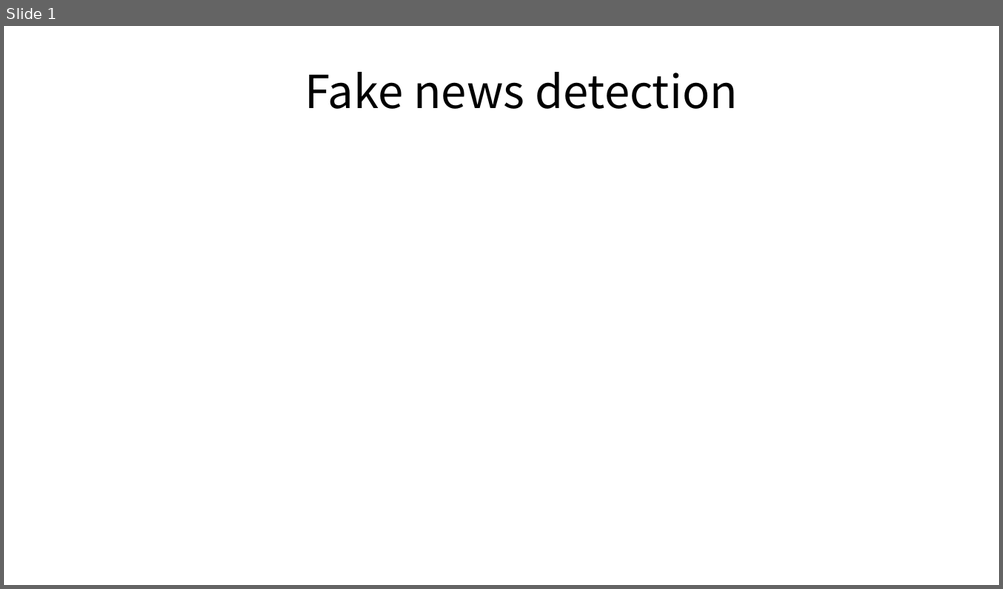
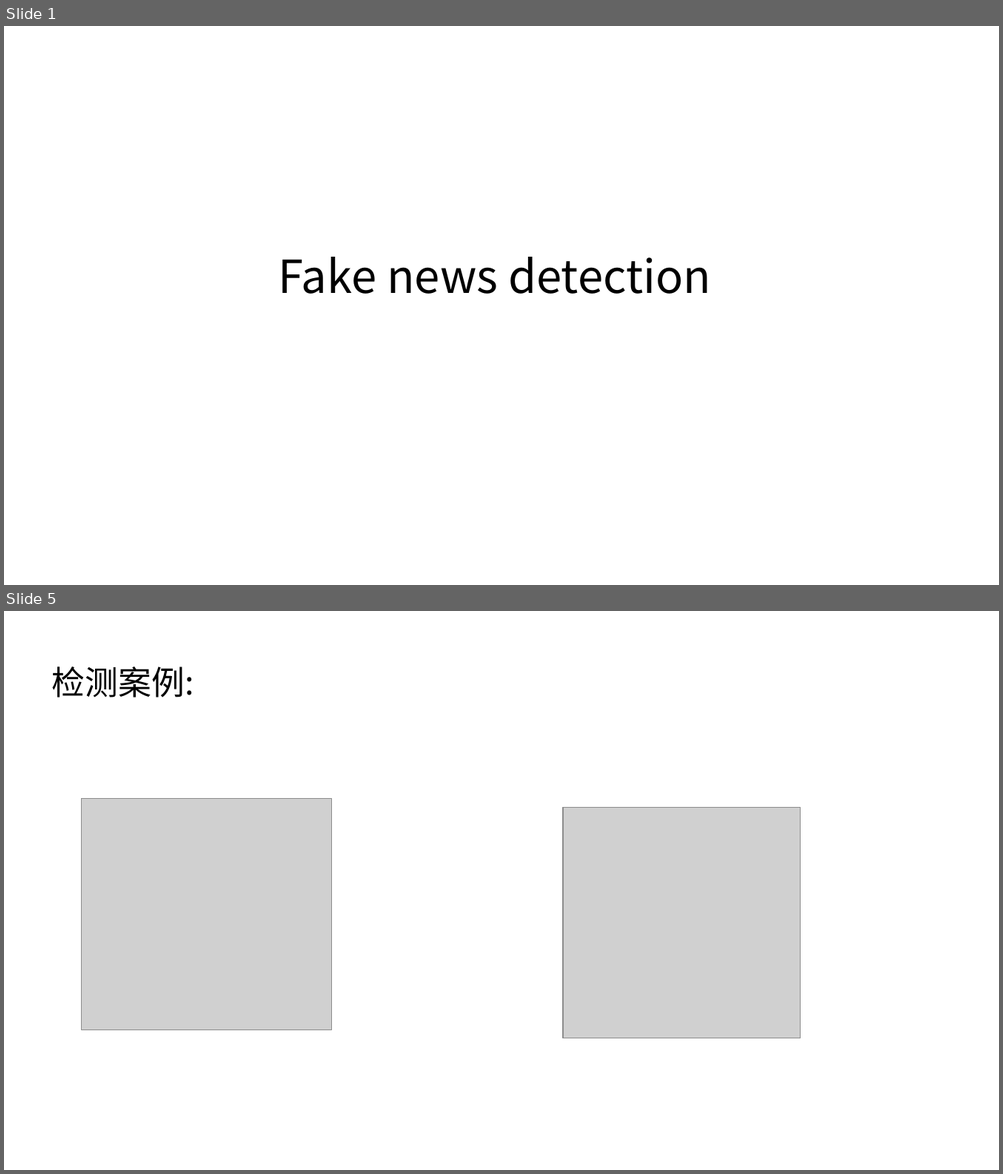
Before and after one commit to SpringFoggy23/FYP, a slide deck: Fake news detection.pptx. Shown one above the other, each under a label of ours: slide 1 before the commit, slides 1 and 5 after it; the slides between them are not shown. The pictures are 1003x589 and 1003x1174 pixels, drawn with LibreOffice and Linux fonts; fonts in the diff are those of the drawing; grey boxes stand for pictures. Boxes give left, top, right and bottom in pixels: in the first picture for what was removed or moved away, otherwise in the second. Text is boxed around its words. In the diff, an @@ line names an element or a change of style, - is before the commit and + after.

```diff
--- a/Fake news detection.pptx
+++ b/Fake news detection.pptx
@@ slide 5 added at bbox=[4, 611, 999, 1170], background #FFFFFF @@
@@ text added at bbox=[52, 667, 194, 698], 32 pt, text #000000 @@
+检测案例:
@@ picture added at bbox=[82, 799, 332, 1031] @@
@@ picture added at bbox=[563, 807, 800, 1039] @@
@@ slide 1 changed as well @@
@@ title "Fake news detection": place and size @@
-title "Fake news detection" at bbox=[304, 72, 737, 109]
+title "Fake news detection" at bbox=[278, 257, 711, 294]
```
Also in this commit, not shown: 7 other slides changed, 24 other slides added, 11 slides removed, 23 other files.
